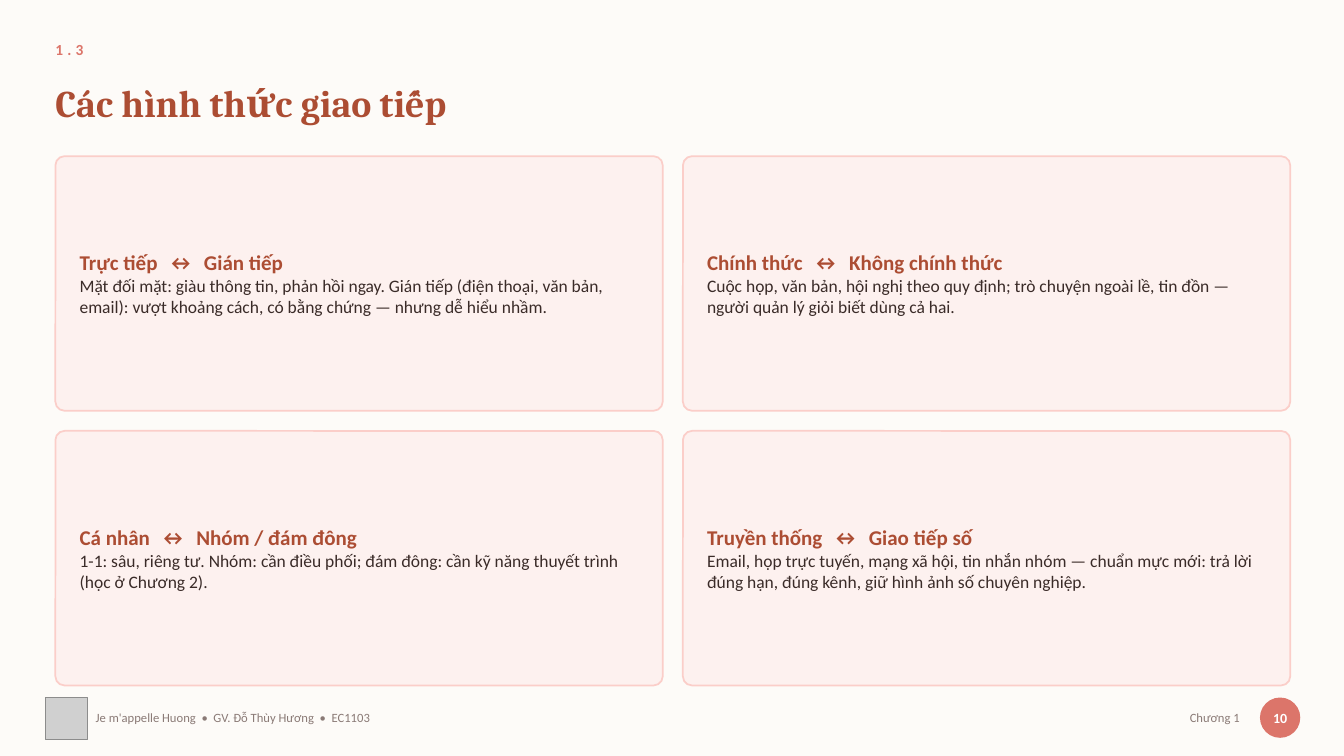
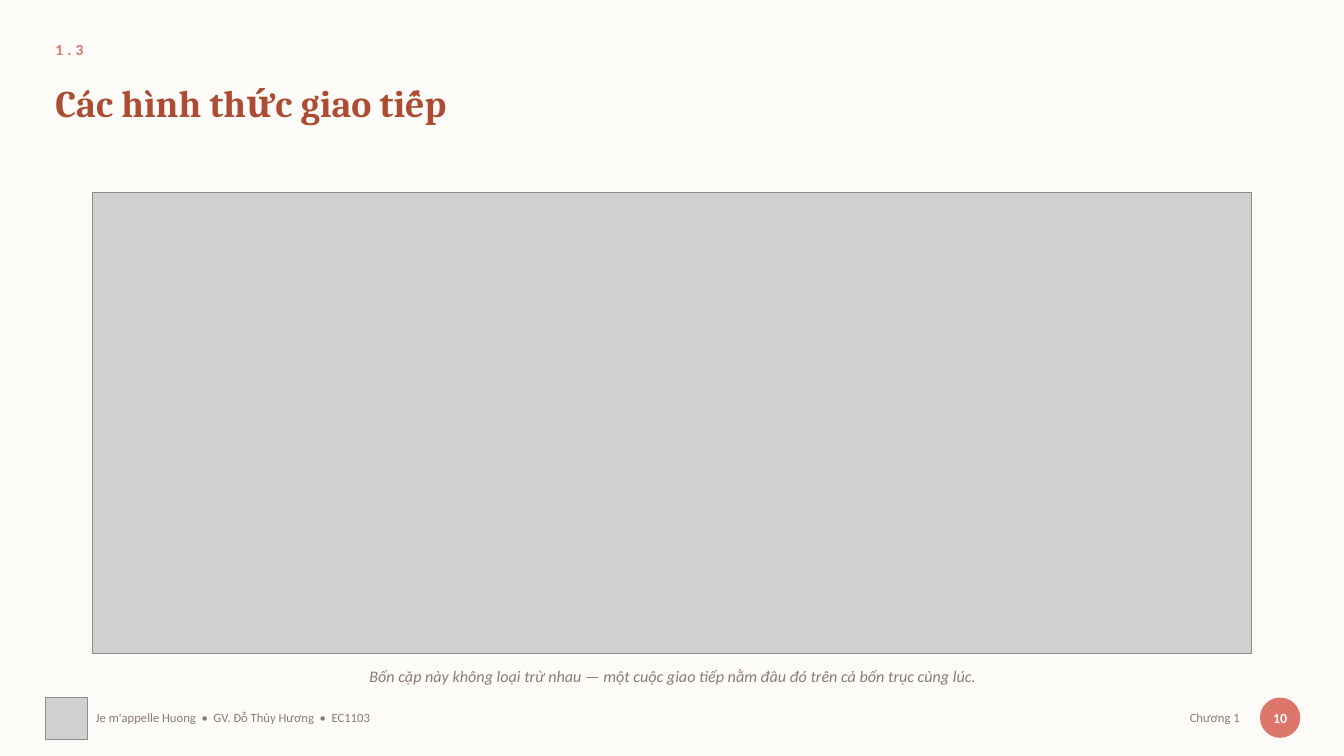
Before and after one commit to thuyhuongctu/ComDraft, a slide deck: slide 12 of slides/01-tong-quan-giao-tiep.pptx. Drawn at 1344x756 pixels with LibreOffice and Linux fonts; fonts in the diff are those of the drawing; grey boxes stand for pictures. Boxes give left, top, right and bottom in pixels: in the first picture for what was removed or moved away, otherwise in the second. Text is boxed around its words. In the diff, an @@ line names an element or a change of style, - is before the commit and + after.

Commit message:
Chương 1: bớt chữ trên slide, thêm sơ đồ, và vẽ lại logo ComDraft
Slide bài giảng trong ứng dụng quá dày chữ: cả tám bộ trung bình 103 từ mỗi
slide, 90 trên 131 slide vượt 80 từ, mà chỉ 19 slide có hình minh họa thật —
số "ảnh" còn lại chỉ là con dấu nhỏ ở chân trang. Sinh viên phần lớn xem bằng
điện thoại, chữ ấy còn nhỏ nữa.

Làm thử Chương 1 trước. Chữ trên slide từ 113 xuống 76 từ mỗi slide, trung vị
125 xuống 71; toàn bộ phần cắt đi chuyển xuống ghi chú giảng bài nên lời giảng
không mất, ghi chú từ 1.271 lên 2.385 từ. Mười sáu khoá ghi chú vẫn khớp đúng
slide, không khoá nào đứt.

Hai slide trống nhất nay thành sơ đồ, vẽ bằng mã như tám hình sẵn có: bốn cặp
hình thức giao tiếp thành bốn trục có hai đầu, và năm yếu tố ảnh hưởng vây
quanh một tâm. Chương 1 nay có 4 slide mang hình thật thay vì 2.

Hai chỗ sửa trong dây chuyền dựng, có lợi cho mọi hình về sau:
• Chiều cao hình nay lấy theo số đo thật của nội dung trong trình duyệt, không
  khai ước chừng nữa — khai thừa thì ảnh chụp ra kèm một mảng trắng lớn.
• add_images.py đặt hình vào giữa vùng thân slide theo chiều dọc. Hình bẹt hơn
  khung slide thì co theo bề rộng, dán sát mép trên sẽ để hụt một mảng ở đáy.

Logo ComDraft vẽ lại bằng mã trong scripts/ve_logo.py theo mẫu 3D của tác giả:
hai chữ C và D lồng nhau kiểu đất sét. Sinh hai bản vì một bản không dùng được
cho cả hai chỗ — dấu gọn cho đầu trang và favicon, bản đầy đủ có đốm trang trí
và chữ ComDraft cho slide và bìa. Màu chữ D phải hạ tông hai lần: kem trên nền
kem của ứng dụng gần như mất hút ở cỡ 46 px.

Thêm bộ nhận diện của tác giả vào assets/thuong-hieu/ — hai tệp logo mà trình
sinh deck vẫn cần nhưng repo này trước nay không có, nên ComDraft chưa tự dựng
lại deck được như README nói.

Đã xuất lại 19 ảnh Chương 1 cho trình xem trong ứng dụng, nâng PHIEN_BAN lên
v15 để máy sinh viên không dùng bản cũ trong bộ nhớ đệm. Bộ kiểm tra 24/24. Đã
chụp lại giao diện ở nền sáng, nền tối và màn 390 px.

```diff
--- a/slides/01-tong-quan-giao-tiep.pptx
+++ b/slides/01-tong-quan-giao-tiep.pptx
@@ rounded rectangle removed at [55, 156, 663, 410] @@
@@ rounded rectangle removed at [684, 156, 1292, 410] @@
@@ picture added at [93, 193, 1252, 653] @@
@@ text removed at [80, 254, 603, 316] @@
-Trực tiếp ↔ Gián tiếp
-Mặt đối mặt: giàu thông tin, phản hồi ngay. Gián tiếp (điện thoại, văn bản, email): vượt khoảng cách, có bằng chứng — nhưng dễ hiểu nhầm.
@@ text removed at [707, 255, 1209, 316] @@
-Chính thức ↔ Không chính thức
-Cuộc họp, văn bản, hội nghị theo quy định; trò chuyện ngoài lề, tin đồn — người quản lý giỏi biết dùng cả hai.
@@ rounded rectangle removed at [55, 432, 663, 686] @@
@@ rounded rectangle removed at [684, 432, 1292, 686] @@
@@ text removed at [80, 530, 618, 591] @@
-Cá nhân ↔ Nhóm / đám đông
-1-1: sâu, riêng tư. Nhóm: cần điều phối; đám đông: cần kỹ năng thuyết trình (học ở Chương 2).
@@ text removed at [707, 529, 1252, 591] @@
-Truyền thống ↔ Giao tiếp số
-Email, họp trực tuyến, mạng xã hội, tin nhắn nhóm — chuẩn mực mới: trả lời đúng hạn, đúng kênh, giữ hình ảnh số chuyên nghiệp.
@@ text added at [369, 669, 976, 685], 11.5 pt, text #8A7A76, italic @@
+Bốn cặp này không loại trừ nhau — một cuộc giao tiếp nằm đâu đó trên cả bốn trục cùng lúc.
```
Also in this commit, not shown: 9 other slides changed, 26 other files.
